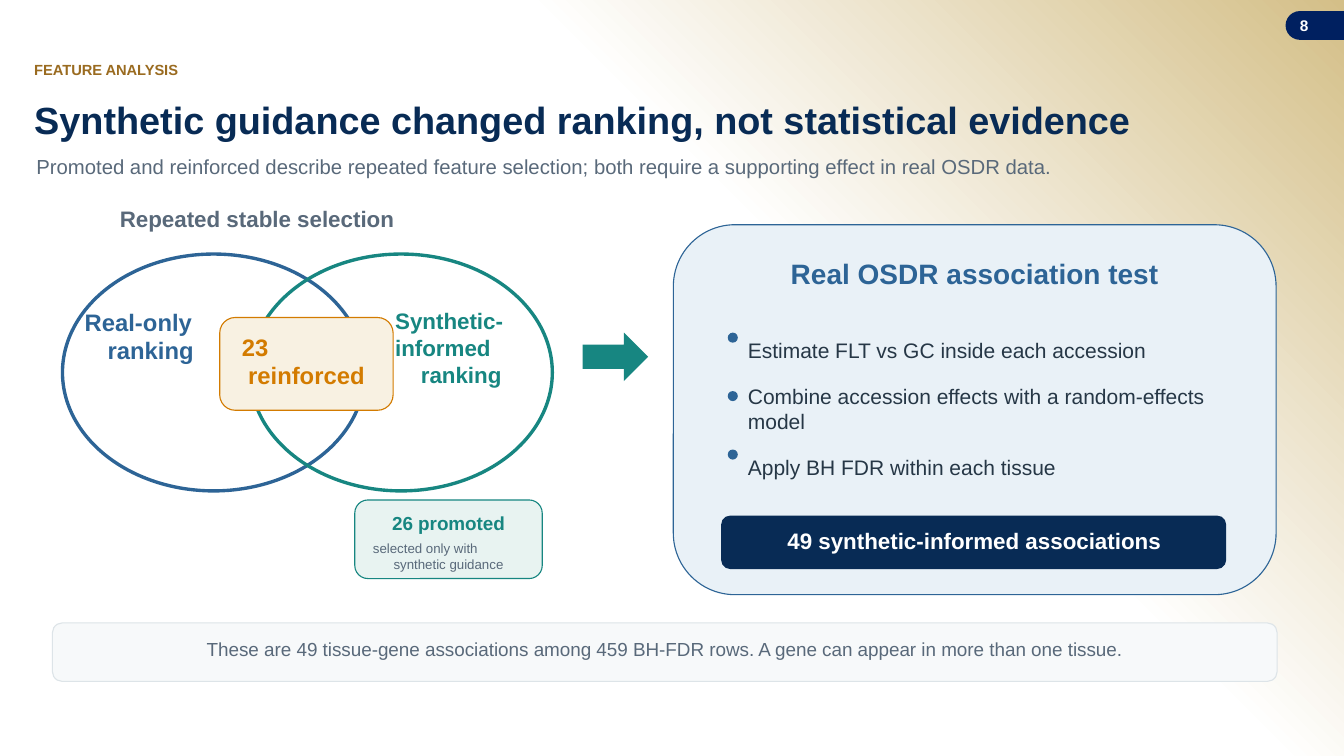
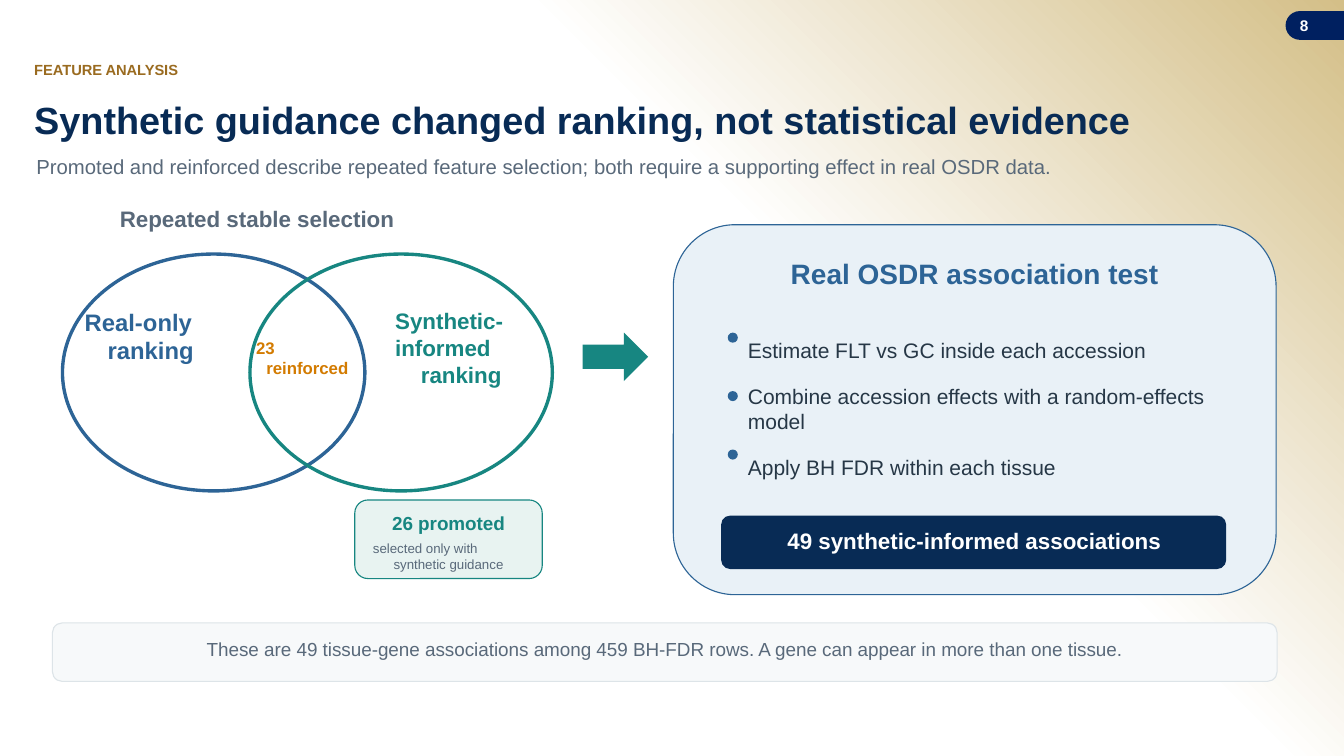
Before and after one commit to jasont314/nasa-mouse, a slide deck: slide 8 of presentation/SLSTP_2026_Generative_Transcriptomics.pptx. Drawn at 1344x756 pixels with LibreOffice and Linux fonts; fonts in the diff are those of the drawing; background and template pictures are left out. Boxes give left, top, right and bottom in pixels: in the first picture for what was removed or moved away, otherwise in the second. Text is boxed around its words. In the diff, an @@ line names an element or a change of style, - is before the commit and + after.

Commit message:
Fix reinforced Venn label layout

```diff
--- a/presentation/SLSTP_2026_Generative_Transcriptomics.pptx
+++ b/presentation/SLSTP_2026_Generative_Transcriptomics.pptx
@@ rounded rectangle removed at (x1=220, y1=318, x2=393, y2=410) @@
@@ text "23 reinforced" moved from (x1=242, y1=339, x2=364, y2=385) to (x1=256, y1=340, x2=348, y2=374) @@
@@ text "23 reinforced" at (x1=256, y1=340, x2=348, y2=374): size 17 to 12 pt @@
```
Also in this commit, not shown: 2 other files.
